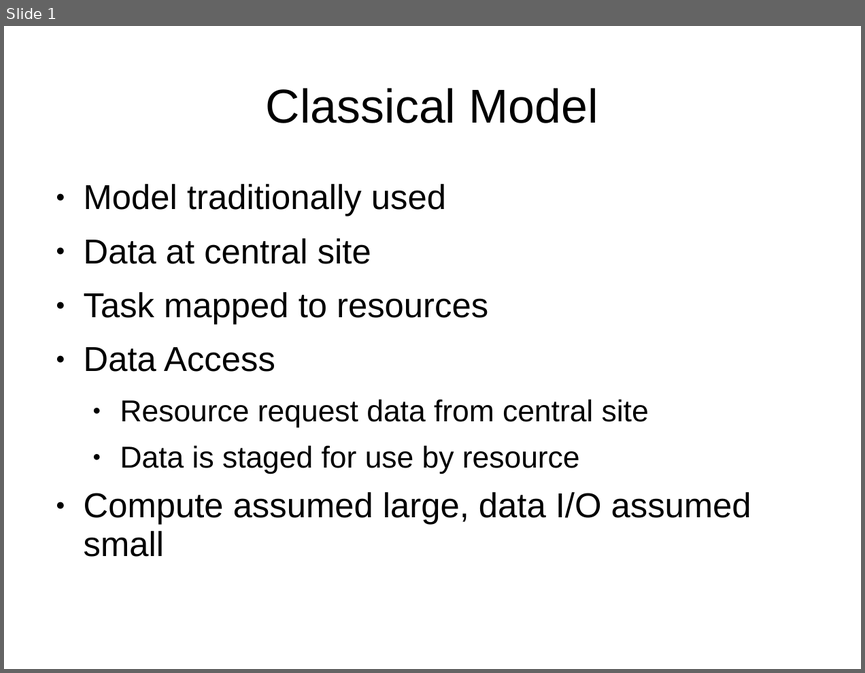
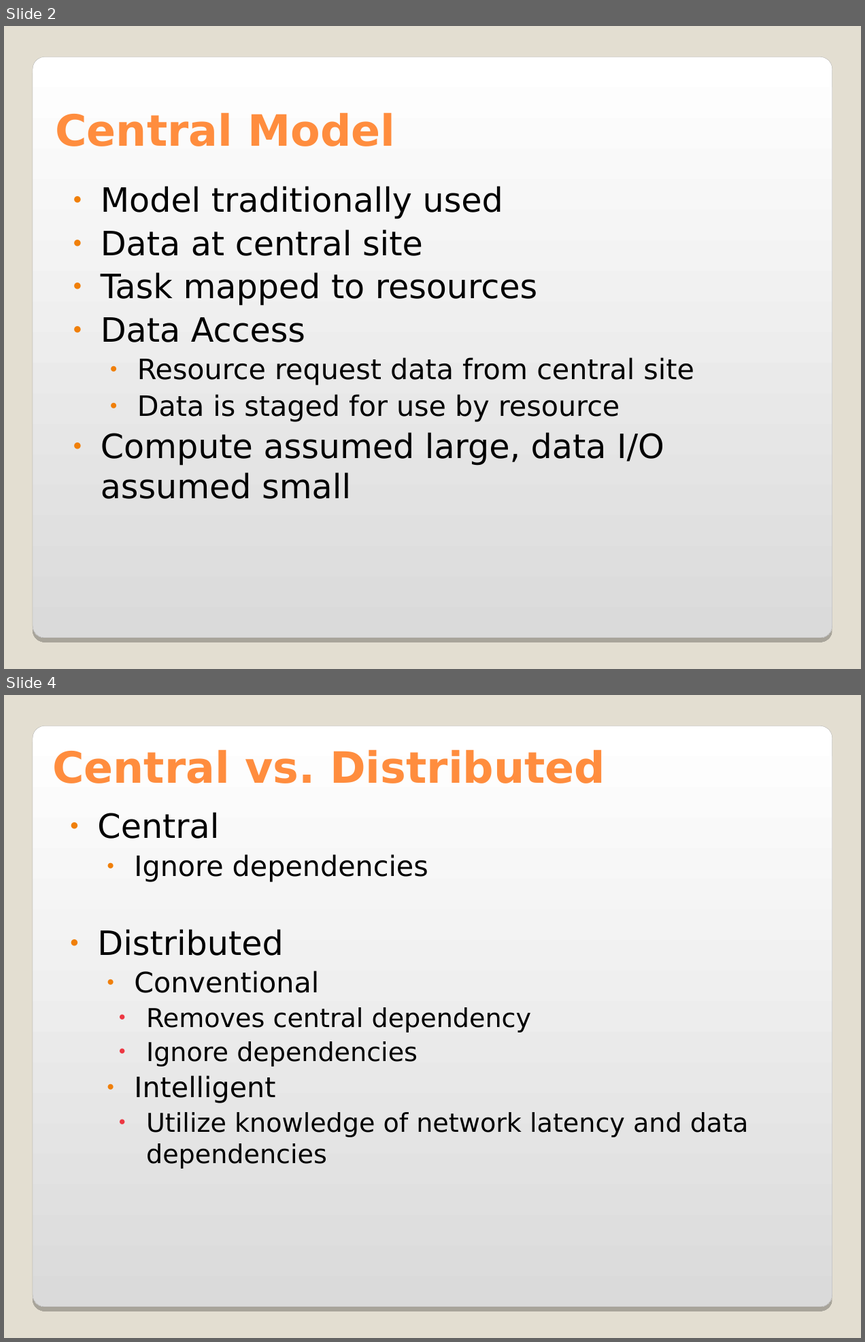
Before and after one commit to saga-project/saga-cpp-legacy-projects, a slide deck: papers/data_intensive/eScience09/RoyalSocietyPresentation.ppt. Shown one above the other, each under a label of ours: slide 1 before the commit, slides 2 and 4 after it; the slides between them are not shown. The pictures are 865x673 and 865x1342 pixels, drawn with LibreOffice and Linux fonts; fonts in the diff are those of the drawing; background and template pictures are left out. Boxes give left, top, right and bottom in pixels: in the first picture for what was removed or moved away, otherwise in the second. Text is boxed around its words. In the diff, an @@ line names an element or a change of style, - is before the commit and + after.

```diff
--- a/papers/data_intensive/eScience09/RoyalSocietyPresentation.ppt
+++ b/papers/data_intensive/eScience09/RoyalSocietyPresentation.ppt
@@ slide 4 added at <box>4,695,861,1338</box>, background #E3DED1; not listed: 1 template element that a slide beside it also shows @@
@@ title added at <box>52,749,605,783</box>, 40 pt, text #FF8D3E, bold @@
+Central vs. Distributed
@@ text added at <box>97,812,749,1168</box>, 24 pt, text #000000 @@
+● Central
+  ● Ignore dependencies
+● Distributed
+  ● Conventional
+    ● Removes central dependency
+    ● Ignore dependencies
+  ● Intelligent
+    ● Utilize knowledge of network latency and data dependencies
@@ what was slide 1 is now slide 2 @@
@@ slide 2 changed as well @@
@@ background #FFFFFF to #E3DED1 @@
@@ rounded rectangle added at <box>33,57,833,638</box>, fill gradient #FFFFFF to #DADADA, outline #A4A3A3 0.17 pt @@
@@ title "Central Model" at <box>55,112,395,146</box>: vertical alignment middle to bottom @@
@@ title at <box>55,112,395,146</box>: text changed; size 44 to 40 pt; font Arial to DejaVu Sans; text colour #000000 to #FF8D3E; bold on @@
-Classical Model
+Central Model
@@ text "Model traditionally used" at <box>101,186,694,499</box>: size 32 to 31 pt in "Model traditionally used", "Data at central site", "Task mapped to resources", "Data Access" and 1 more places; font Arial to DejaVu Sans; size 28 to 26 pt in "Resource request data from central site", "Data is staged for use by resource"; line spacing 0.93 to 1; less space between paragraphs; bullet colour #000000 to #F07F09 @@
```
Also in this commit, not shown: 7 other slides changed, 5 other slides added, 1 slide removed.
